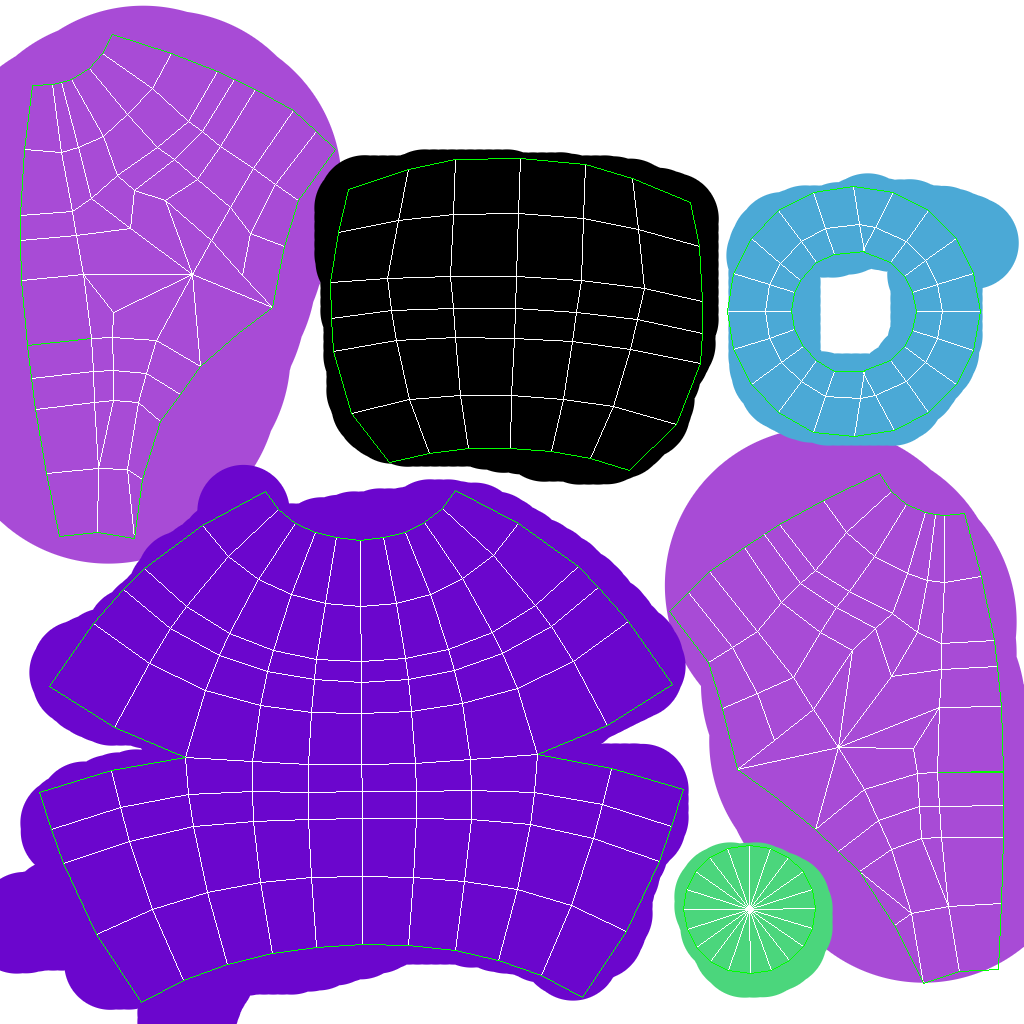
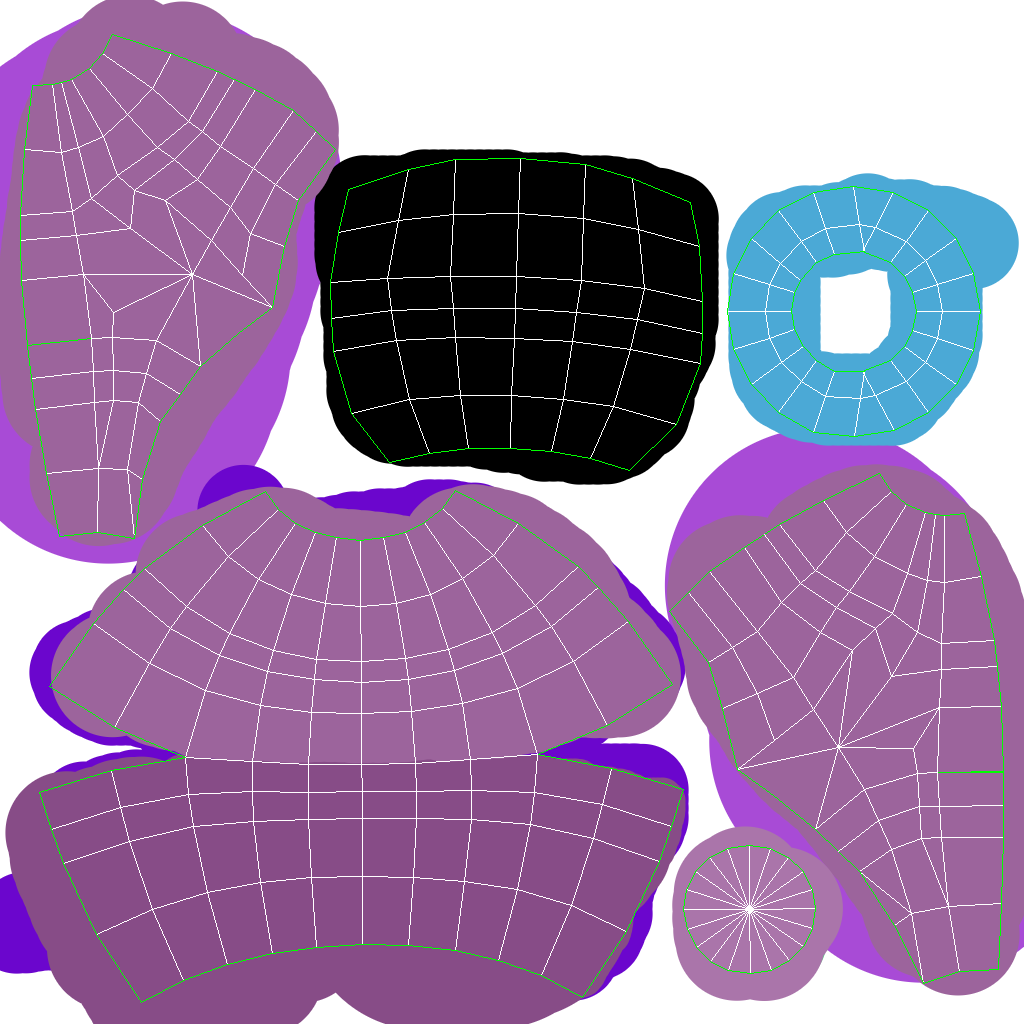
The second (1024, 1024) image is a revision of the first. Changes to its layers:
painted on "Draw" over left=0, top=0, right=1024, bottom=1024
